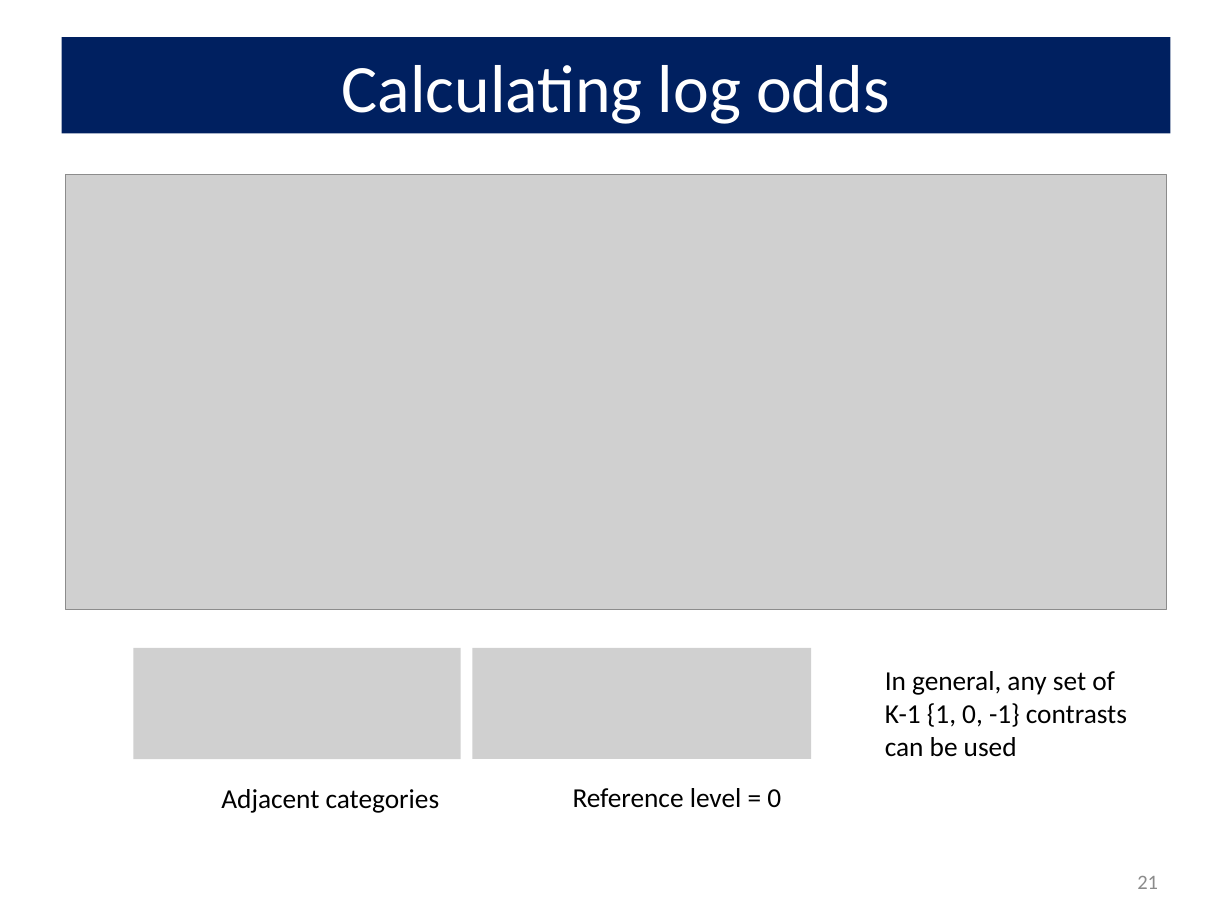
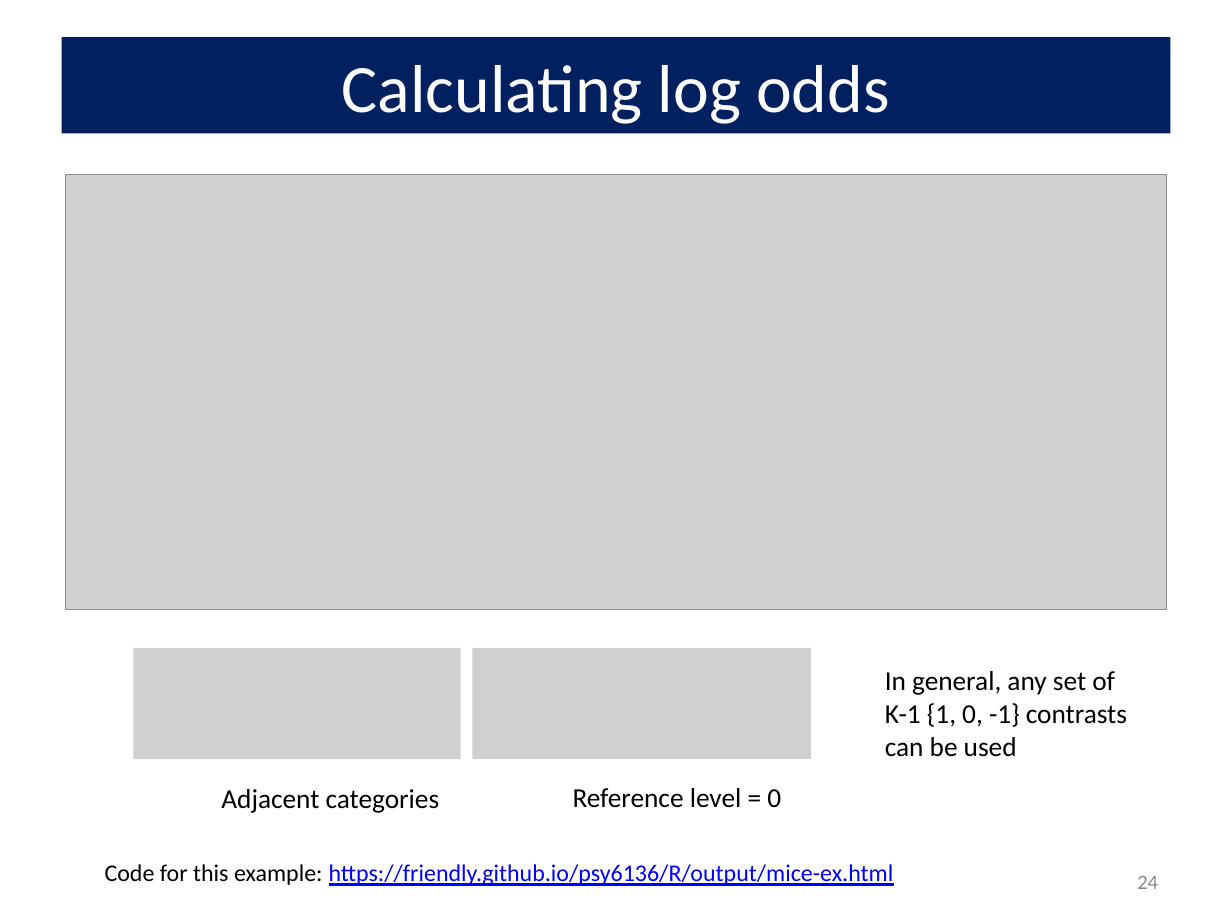
Before and after one commit to friendly/psy6136, a slide deck: slide 24 of docs/lectures/10-Log-Odds.pptx (slide 21 before the commit). Drawn at 1232x924 pixels with LibreOffice and Linux fonts; fonts in the diff are those of the drawing; grey boxes stand for pictures. Boxes give left, top, right and bottom in pixels: in the first picture for what was removed or moved away, otherwise in the second. Text is boxed around its words. In the diff, an @@ line names an element or a change of style, - is before the commit and + after.

Commit message:
Lecture 10 / add mice example / fix class photo

```diff
--- a/docs/lectures/10-Log-Odds.pptx
+++ b/docs/lectures/10-Log-Odds.pptx
@@ text added at <box>105,864,894,886</box>, 14 pt, text #0000FF, underline @@
+Code for this example: https://friendly.github.io/psy6136/R/output/mice-ex.html
@@ page number at <box>1137,876,1158,889</box>: text changed @@
-21
+24
```
Also in this commit, not shown: 24 other slides changed, 7 slides added, 15 other files.
